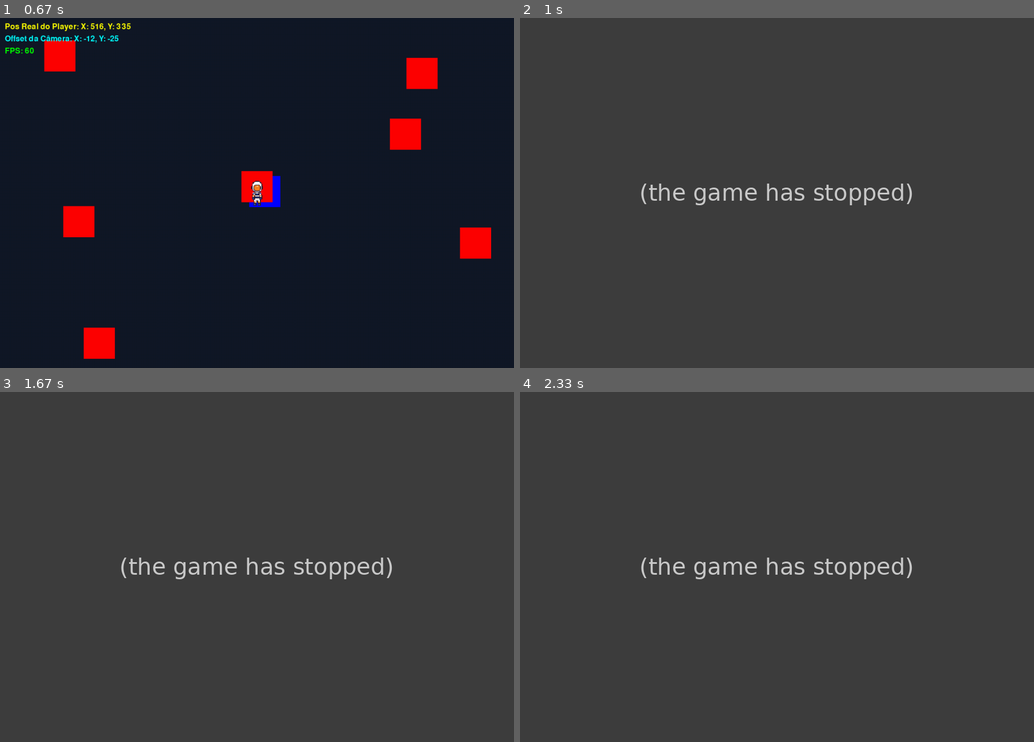
Above: before the commit, frames 1-4 (two rows, left to right).
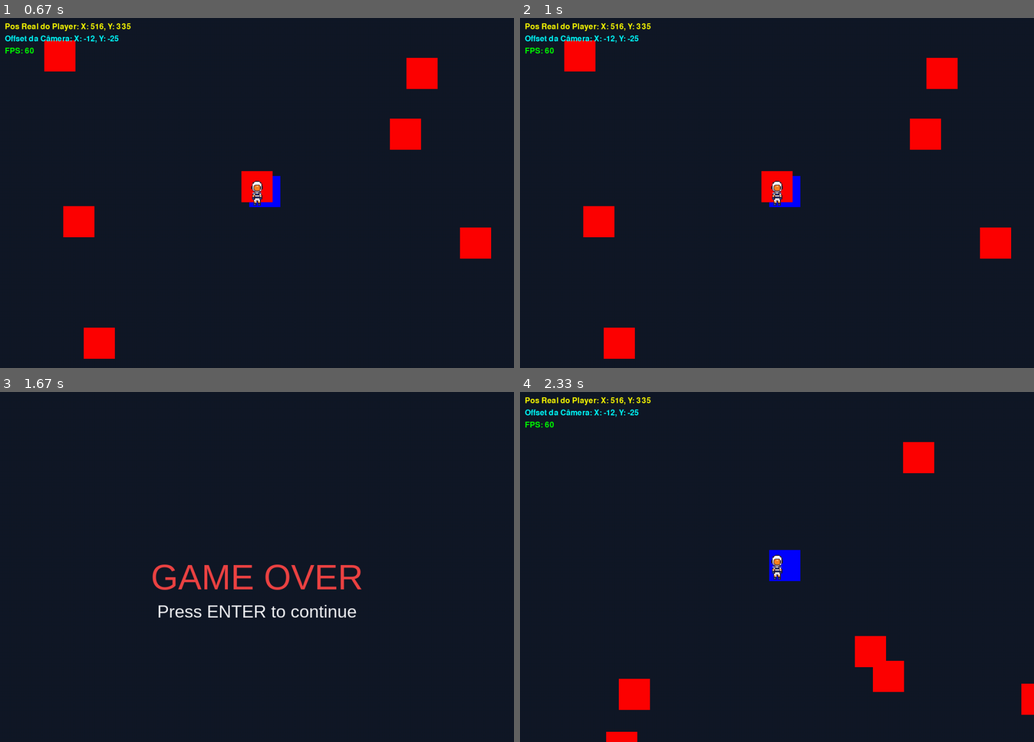
Above: after the commit, the same moments.

Repository: vitorpsogarcia/terranon
Game: pygame game, started from src/main.py
Same seed, same stepped clock (60 frames per second), same inputs: the game is played once before the commit and once after it.
Inputs (mouse positions are in pixels of both pictures, inside the frame that each line leads up to):
- Up to frame 1 (0.67 s): tap Enter at 0.33 s
- Up to frame 2 (1 s): click (828, 217) at 0.72 s
- Up to frame 3 (1.67 s): hold D 1-1.47 s; move the mouse to (215, 553) at 1.03 s; hold W from 1.5 s (still down); tap K at 1.65 s
- Up to frame 4 (2.33 s): release W at 1.8 s; tap Enter at 1.83, 2.17 s

Frame 1 is identical in both runs. In frame 2, 100% of the frame differs, in the area x 0-100%, y 0-100%; in frame 3, 100%; in frame 4, 100%.
Error before the commit: AttributeError: 'Projectile' object has no attribute 'pos' (game_object.py line 36); the game stopped at 0.72 s (later frames are placeholders)

Commit message:
refactor: Substituir coordenadas primitivas por parâmetros diretos nas classes de objetos

Diff:
--- a/src/core/game_object.py
+++ b/src/core/game_object.py
@@ -25,7 +25,7 @@
 
 class StaticObject(GameObject):
     def __init__(self, x: float, y: float, *groups: pygame.sprite.Group):
-        super().__init__(self.pos.x, self.pos.y, *groups)
+        super().__init__(x, y, *groups)
 
     def update(self, dt: float):
         if self.rect:
@@ -33,7 +33,7 @@
 
 class DynamicObject(GameObject):
     def __init__(self, x: float, y: float, *groups: pygame.sprite.Group):
-        super().__init__(self.pos.x, self.pos.y, *groups)
+        super().__init__(x, y, *groups)
         self.velocity = Vector2(0, 0)
         self.acceleration = Vector2(0, 0)
 
--- a/src/entities/base_structure.py
+++ b/src/entities/base_structure.py
@@ -7,12 +7,11 @@
 
 class BaseStructure(StaticObject):
     def __init__(self, x: float, y: float):
-        self.pos = pygame.math.Vector2(x, y)
-        super().__init__(self.pos.x, self.pos.y)
+        super().__init__(x, y)
 
         self.image = pygame.Surface((64, 64)).convert_alpha()
         self.image.fill((0, 0, 255))
-        self.rect = self.image.get_rect(topleft=(round(self.pos.x), round(self.pos.y)))
+        self.rect = self.image.get_rect(topleft=(round(x), round(y)))
 
         self.health = HealthComponent(
             max_hp=500.0, on_death_callback=self.on_death)
--- a/src/entities/character/player.py
+++ b/src/entities/character/player.py
@@ -10,8 +10,7 @@
 
 class Player(Character):
     def __init__(self, axle_x: float, axle_y: float, *groups: pygame.sprite.Group):
-        self.pos = pygame.math.Vector2(axle_x, axle_y)
-        super().__init__(self.pos.x, self.pos.y, speed=PLAYER_BASE_SPEED, *groups)
+        super().__init__(axle_x, axle_y, speed=PLAYER_BASE_SPEED, *groups)
         self.scale = SCALE_PLAYER
         self._last_direction = DirectionsEnum.SOUTH
         self._is_running = False
--- a/src/entities/enemy.py
+++ b/src/entities/enemy.py
@@ -7,8 +7,7 @@
 
 class Enemy(Character):
     def __init__(self, x: float, y: float, path: List[pygame.math.Vector2], speed: float = 50.0, *groups: pygame.sprite.Group):
-        self.pos = pygame.math.Vector2(x, y)
-        super().__init__(self.pos.x, self.pos.y, speed, *groups)
+        super().__init__(x, y, speed, *groups)
 
         self.path = path
         self.current_waypoint_index = 0
--- a/src/entities/enemy_spawner.py
+++ b/src/entities/enemy_spawner.py
@@ -7,8 +7,7 @@
 
 class EnemySpawner(StaticObject):
     def __init__(self, spawner_id: str, x: float, y: float, path: List[pygame.math.Vector2], spawn_interval: float = 5.0):
-        self.pos = pygame.math.Vector2(x, y)
-        super().__init__(self.pos.x, self.pos.y)
+        super().__init__(x, y)
         self.spawner_id = spawner_id
         self.path = path
         self.spawn_interval = spawn_interval
--- a/src/entities/obstacle.py
+++ b/src/entities/obstacle.py
@@ -3,8 +3,7 @@
 
 class Obstacle(StaticObject):
     def __init__(self, x: float, y: float, width: int = 64, height: int = 64, *groups: pygame.sprite.Group):
-        self.pos = pygame.math.Vector2(x, y)
-        super().__init__(self.pos.x, self.pos.y, *groups)
+        super().__init__(x, y, *groups)
         self.image = pygame.Surface((width, height)).convert_alpha()
         self.image.fill((255, 0, 0))
         self.rect = self.image.get_rect(topleft=(round(self.pos.x), round(self.pos.y)))
